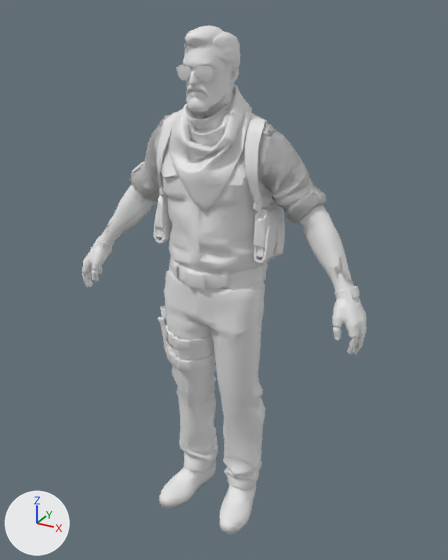
Renders of the glTF model cheat/assets/models/tm_leet_variantj.glb from each side of a commit.
Both versions are drawn from a camera (50 mm lens) standing at (1.097, -1.883, 2.03) and looking at (0.015, 0.084, 1.047). Every picture has the same lights, and +X, +Y and +Z are marked at lower left. The picture after the commit comes second. Vertices at exactly the same position are counted once.

In view in the first picture: 'agents/models/tm_leet/tm_leet_variantj.vmdl_c.firstperson_default_gloves_arms', 'agents/models/tm_leet/tm_leet_variantj.vmdl_c.thirdperson_body', 'agents/models/tm_leet/tm_leet_variantj.vmdl_c.thirdperson_default_gloves'.
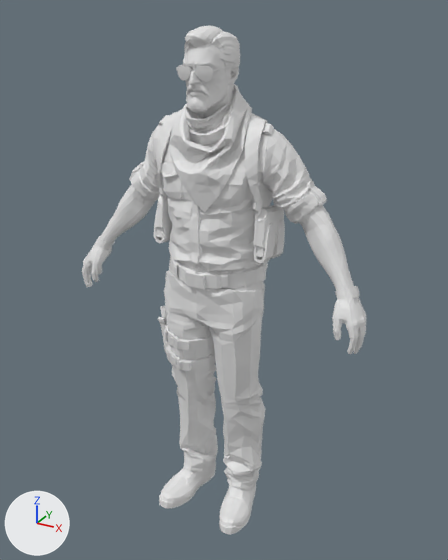
Edits to the bpy script that builds the scene:
```text
Change me_agents_models_tm_leet_tm_leet_variantj_vmdl_c_thirdperson_body:
    where me_agents_models_tm_leet_tm_leet_variantj_vmdl_c_thirdperson_body.from_pydata(...)  # 9426 vertices, 18177 faces; spans x -0.56..0.56, y -0.17..0.26, z 0.0..1.98
    used by ob_agents_models_tm_leet_tm_leet_variantj_vmdl_c_thirdperson_body
    me_agents_models_tm_leet_tm_leet_variantj_vmdl_c_thirdperson_body part 1: all faces are now shaded flat (18163 of 18177 changed)
Change ob_agents_models_tm_leet_tm_leet_variantj_vmdl_c_firstperson_default_gloves_arms:
    ob_agents_models_tm_leet_tm_leet_variantj_vmdl_c_firstperson_default_gloves_arms: bpy.data.objects.new('agents/models/tm_leet/tm_leet_variantj.vmdl_c.firstperson_default_gloves_arms', me_agents_models_tm_leet_tm_leet_variantj_vmdl_c_firstperson_default_gloves_arms) -> bpy.data.objects.new('agents/models/tm_leet/tm_leet_variantj.vmdl_c.firstperson_default_gloves_arms', None)
Change ob_agents_models_tm_leet_tm_leet_variantj_vmdl_c_firstperson_sleeves:
    ob_agents_models_tm_leet_tm_leet_variantj_vmdl_c_firstperson_sleeves: bpy.data.objects.new('agents/models/tm_leet/tm_leet_variantj.vmdl_c.firstperson_sleeves', me_agents_models_tm_leet_tm_leet_variantj_vmdl_c_firstperson_sleeves) -> bpy.data.objects.new('agents/models/tm_leet/tm_leet_variantj.vmdl_c.firstperson_sleeves', None)
```

Where the change shows, as pixel boxes (x1, y1, x2, y2) in the pictures (448 x 560 px):
'agents/models/tm_leet/tm_leet_variantj.vmdl_c.firstperson_default_gloves_arms', no longer drawn
    before: (82, 178, 366, 355)
part 1 of me_agents_models_tm_leet_tm_leet_variantj_vmdl_c_thirdperson_body, shading changed
    both: (104, 30, 355, 534)
'agents/models/tm_leet/tm_leet_variantj.vmdl_c.thirdperson_default_gloves', unchanged, uncovered by the edit
    before: (82, 236, 366, 352)
    after: (82, 236, 366, 354)
